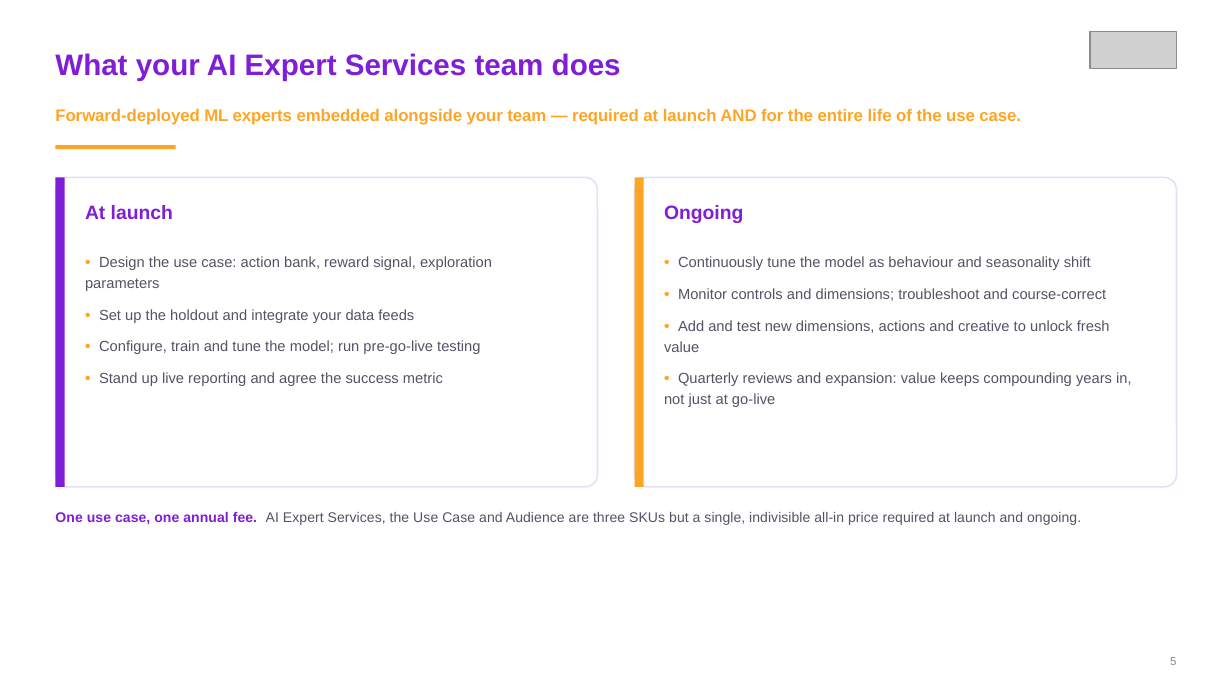
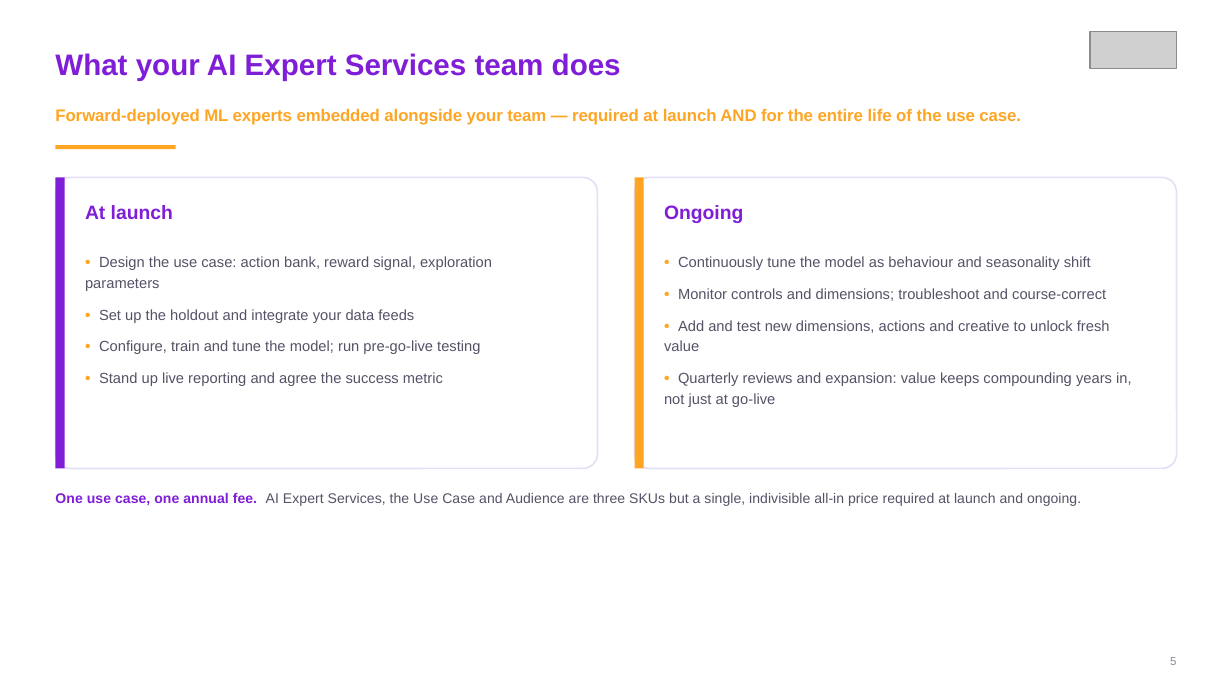
Before and after one commit to 986jcngsr9-del/Test-1, a slide deck: slide 5 of BLC_Commercial_Deck_Braze.pptx. Drawn at 1232x693 pixels with LibreOffice and Linux fonts; fonts in the diff are those of the drawing; grey boxes stand for pictures. Boxes give left, top, right and bottom in pixels: in the first picture for what was removed or moved away, otherwise in the second. Text is boxed around its words. In the diff, an @@ line names an element or a change of style, - is before the commit and + after.

```diff
--- a/BLC_Commercial_Deck_Braze.pptx
+++ b/BLC_Commercial_Deck_Braze.pptx
@@ rounded rectangle: place and size @@
-rounded rectangle at [55, 177, 598, 487]
+rounded rectangle at [55, 177, 598, 468]
@@ rounded rectangle at [55, 177, 598, 468]: proportions changed @@
@@ rectangle: place and size @@
-rectangle at [55, 177, 64, 487]
+rectangle at [55, 177, 64, 468]
@@ rounded rectangle at [634, 177, 1177, 468]: proportions changed @@
@@ rounded rectangle: place and size @@
-rounded rectangle at [634, 177, 1177, 487]
+rounded rectangle at [634, 177, 1177, 468]
@@ rectangle: place and size @@
-rectangle at [634, 177, 643, 487]
+rectangle at [634, 177, 643, 468]
@@ text "One use case, one annual ...": place and size @@
-text "One use case, one annual ..." at [55, 512, 1081, 525]
+text "One use case, one annual ..." at [55, 493, 1081, 506]
```
Also in this commit, not shown: 9 other slides changed, 8 other files.
